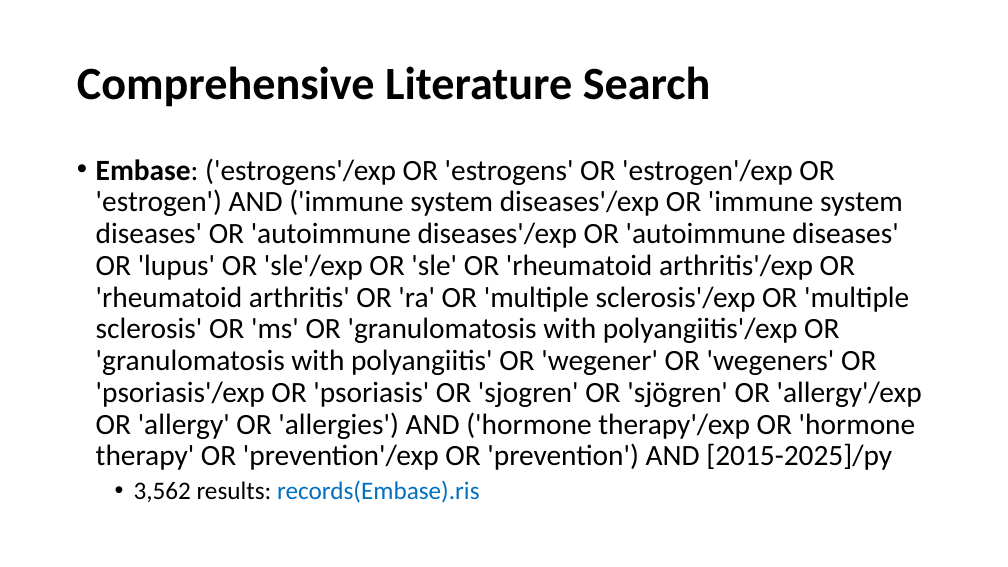
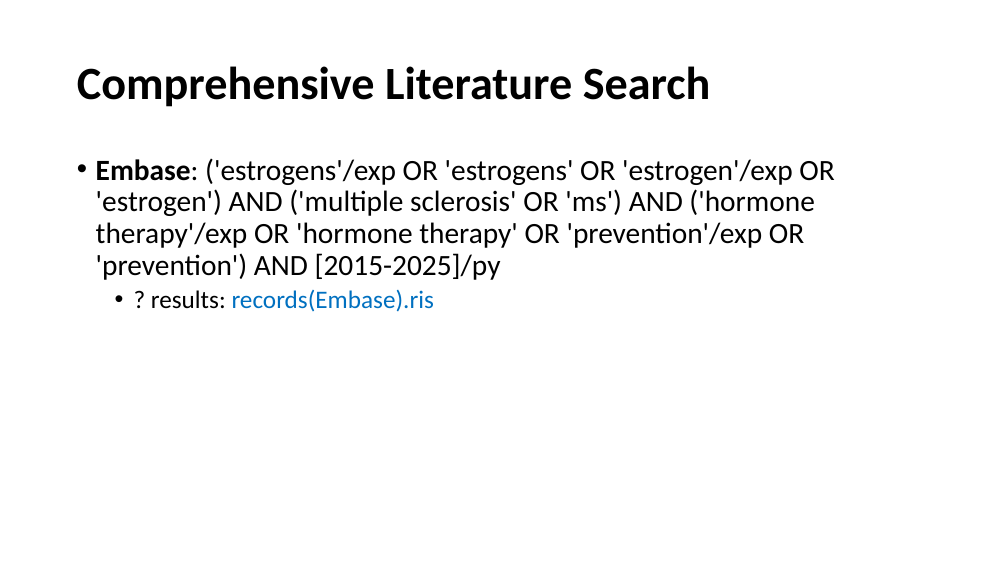
Before and after one commit to BruceChen034020/EstrogenMultipleSclerosisSystematicReview, a slide deck: slide 6 of Estrogen as an immunomodulator for multiple sclerosis.pptx (slide 7 before the commit). Drawn at 1008x567 pixels with LibreOffice and Linux fonts; fonts in the diff are those of the drawing. Boxes give left, top, right and bottom in pixels: in the first picture for what was removed or moved away, otherwise in the second. Text is boxed around its words. In the diff, an @@ line names an element or a change of style, - is before the commit and + after.

```diff
--- a/Estrogen as an immunomodulator for multiple sclerosis.pptx
+++ b/Estrogen as an immunomodulator for multiple sclerosis.pptx
@@ text at box(96, 158, 834, 312): text changed @@
-• Embase: ('estrogens'/exp OR 'estrogens' OR 'estrogen'/exp OR 'estrogen') AND ('immune system diseases'/exp OR 'immune system diseases' OR 'autoimmune diseases'/exp OR 'autoimmune diseases' OR 'lupus' OR 'sle'/exp OR 'sle' OR 'rheumatoid arthritis'/exp OR 'rheumatoid arthritis' OR 'ra' OR 'multiple sclerosis'/exp OR 'multiple sclerosis' OR 'ms' OR 'granulomatosis with polyangiitis'/exp OR 'granulomatosis with polyangiitis' OR 'wegener' OR 'wegeners' OR 'psoriasis'/exp OR 'psoriasis' OR 'sjogren' OR 'sjögren' OR 'allergy'/exp OR 'allergy' OR 'allergies') AND ('hormone therapy'/exp OR 'hormone therapy' OR 'prevention'/exp OR 'prevention') AND [2015-2025]/py
-  • 3,562 results: records(Embase).ris
+• Embase: ('estrogens'/exp OR 'estrogens' OR 'estrogen'/exp OR 'estrogen') AND ('multiple sclerosis' OR 'ms') AND ('hormone therapy'/exp OR 'hormone therapy' OR 'prevention'/exp OR 'prevention') AND [2015-2025]/py
+  • ? results: records(Embase).ris
```
Also in this commit, not shown: 11 other slides changed, 1 slide added, 14 slides removed.
